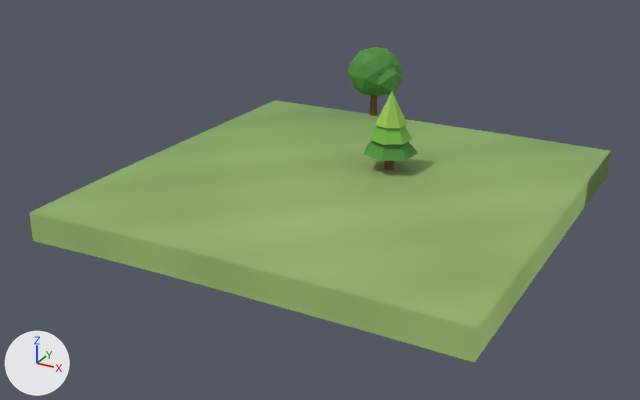
Renders of the glTF model client/public/models/chunks/3_0.glb from each side of a commit.
Both versions are drawn from a 50 mm camera at (131.2, -66.3, 24.7) aimed at (103.6, -16.2, -0.4). Every picture has the same lights, and +X, +Y and +Z are marked at lower left. The first picture is the older version. Vertices at exactly the same position are counted once.

Objects in the first picture: 'scenery', 'terrain'.
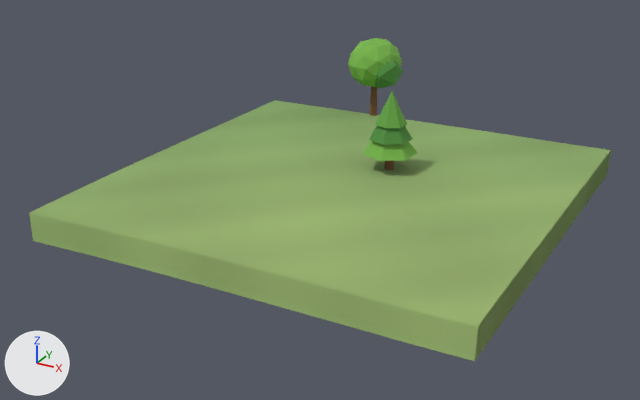
The change in detail:
me_terrain is used by ob_terrain; location (0.0, 0.0, 0.0).
me_terrain had 521 vertices, 960 faces and spanned x 90.0..120.0, y -30.0..0.0, z -1.6..1.5.
me_terrain now has 521 vertices, 960 faces and spans x 90.0..120.0, y -30.0..0.0, z -1.6..1.6.
me_terrain part 1: all 42 vertices in x 120.0, y -30.0..0.0, z -1.1..1.5 are moved by (0.0, 0.0, 0.1).
me_scenery is used by ob_scenery; location (0.0, 0.0, 0.0).
Before the commit, vertices of me_scenery: 0 (107.0, -12.2, 4.8), 2 (107.2, -12.1, 4.8), 4 (107.1, -11.8, 4.8), 6 (106.9, -11.8, 4.8), 8 (106.8, -12.1, 4.8).
Before the commit, vertices of me_scenery: 10 (107.0, -12.0, 4.8).
Before the commit, vertices of me_scenery: 39 (100.0, -0.2, 3.7), 41 (100.2, -0.1, 3.7), 43 (100.1, 0.2, 3.7), 45 (99.9, 0.2, 3.7), 47 (99.8, -0.1, 3.7).
Before the commit, vertices of me_scenery: 49 (100.0, 0.0, 3.7).
me_scenery had 105 vertices, 182 faces and spanned x 97.9..108.9, y -14.0..2.3, z 0.7..7.0.
me_scenery now has 105 vertices, 182 faces and spans x 97.9..108.9, y -14.0..2.3, z 0.7..7.4.
me_scenery part 2: the loose piece of 42 vertices spanning x 97.9..102.1, y -2.3..2.3, z 2.4..6.6 is moved by (0.0, 0.0, 0.8).
me_scenery part 3: the loose piece of 12 vertices spanning x 100.0..102.4, y -2.0..1.0, z 2.7..5.4 is moved by (0.0, 0.0, 0.7).
Part 4, on me_scenery:
Vertices 0, 2, 4, 6, 8, 10 of me_scenery move by (0.0, 0.0, -0.8).
Part 5, on me_scenery:
Vertices 39, 41, 43, 45, 47, 49 of me_scenery move by (0.0, 0.0, 0.6).
me_scenery part 6: 142 faces centred in x 98.0..108.2, y -13.1..2.2, z 2.5..6.3 are repainted in the vertex colours; the middle colour goes from green #518f42 to green #76b34b.
me_scenery part 7: 37 faces centred in x 99.7..107.2, y -12.2..0.3, z 0.7..4.8 are repainted in the vertex colours; the middle colour goes from brown #785539 to brown #7a5639.

What differs and where, as boxes (x1, y1, x2, y2) in the pictures (640 x 400 px; the box of a moved part takes in the faces that stretch with it):
'terrain', reshaped: before (29, 100, 611, 363); after (29, 100, 611, 361)
'scenery', reshaped, recoloured (7% taller): before (348, 47, 418, 170); after (348, 38, 418, 170)
part 1 of me_terrain, moved or reshaped: before (446, 148, 611, 363); after (446, 147, 611, 361)
part 2 of me_scenery, moved or reshaped: before (348, 47, 402, 95); after (348, 38, 402, 87)
part 3 of me_scenery, moved or reshaped: before (375, 68, 403, 97); after (375, 60, 403, 89)
part 4 of me_scenery, moved or reshaped (mostly hidden): (384, 161, 394, 170) in both
part 5 of me_scenery, moved or reshaped (mostly hidden): before (369, 95, 378, 116); after (369, 86, 378, 116)
part 6 of me_scenery, recoloured: before (348, 47, 418, 161); after (348, 38, 418, 161)
part 7 of me_scenery, edited (looks the same): (369, 95, 394, 170) in both
